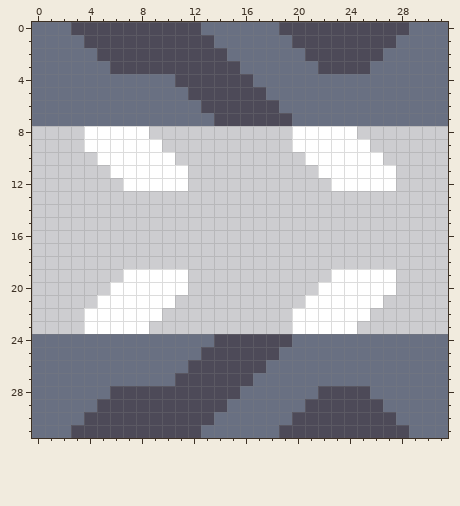
Pixel-art sprite -- assets/sprites/blocks/distribution/impulse-conveyor-top-0.png. That is the earlier state.
The file is 32x32 pixels.
After:
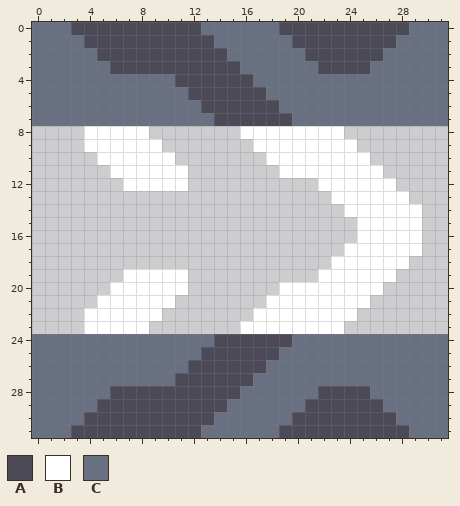
Palette (. is transparent): A #4d4a58  B #ffffff  C #697082
Changes in this commit:
{"y":8,"x":16,"old":"....","new":"BBBB"}
{"y":8,"x":24,"old":"B","new":"."}
{"y":9,"x":17,"old":"...","new":"BBB"}
{"y":9,"x":25,"old":"B","new":"."}
{"y":10,"x":18,"old":"...","new":"BBB"}
{"y":10,"x":26,"old":"B","new":"."}
{"y":11,"x":19,"old":"...","new":"BBB"}
{"y":11,"x":27,"old":"B","new":"."}
{"y":12,"x":22,"old":".","new":"B"}
{"y":13,"x":23,"old":"......","new":"BBBBBB"}
{"y":14,"x":24,"old":"......","new":"BBBBBB"}
{"y":15,"x":25,"old":".....","new":"BBBBB"}
{"y":16,"x":25,"old":".....","new":"BBBBB"}
{"y":17,"x":24,"old":"......","new":"BBBBBB"}
{"y":18,"x":23,"old":"......","new":"BBBBBB"}
{"y":19,"x":22,"old":".","new":"B"}
{"y":20,"x":19,"old":"...","new":"BBB"}
{"y":20,"x":27,"old":"B","new":"."}
{"y":21,"x":18,"old":"...","new":"BBB"}
{"y":21,"x":26,"old":"B","new":"."}
{"y":22,"x":17,"old":"...","new":"BBB"}
{"y":22,"x":25,"old":"B","new":"."}
{"y":23,"x":16,"old":"....","new":"BBBB"}
{"y":23,"x":24,"old":"B","new":"."}
{"label":"changed","picture_box":[240,126,422,334]}
